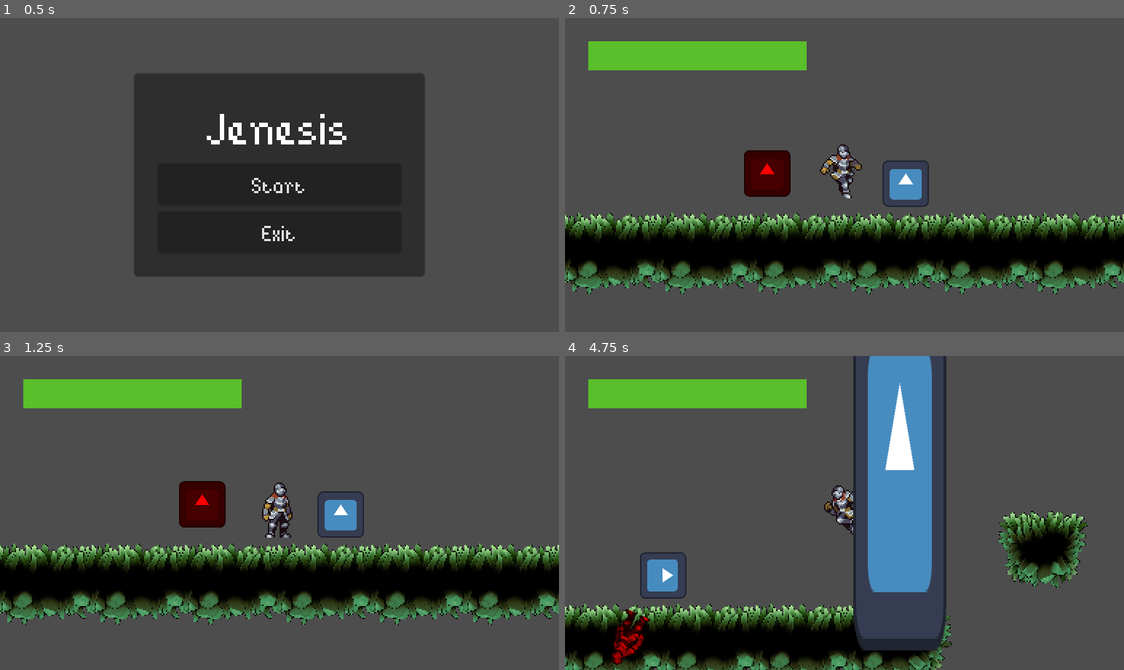
Above: before the commit, frames 1-4 (two rows, left to right).
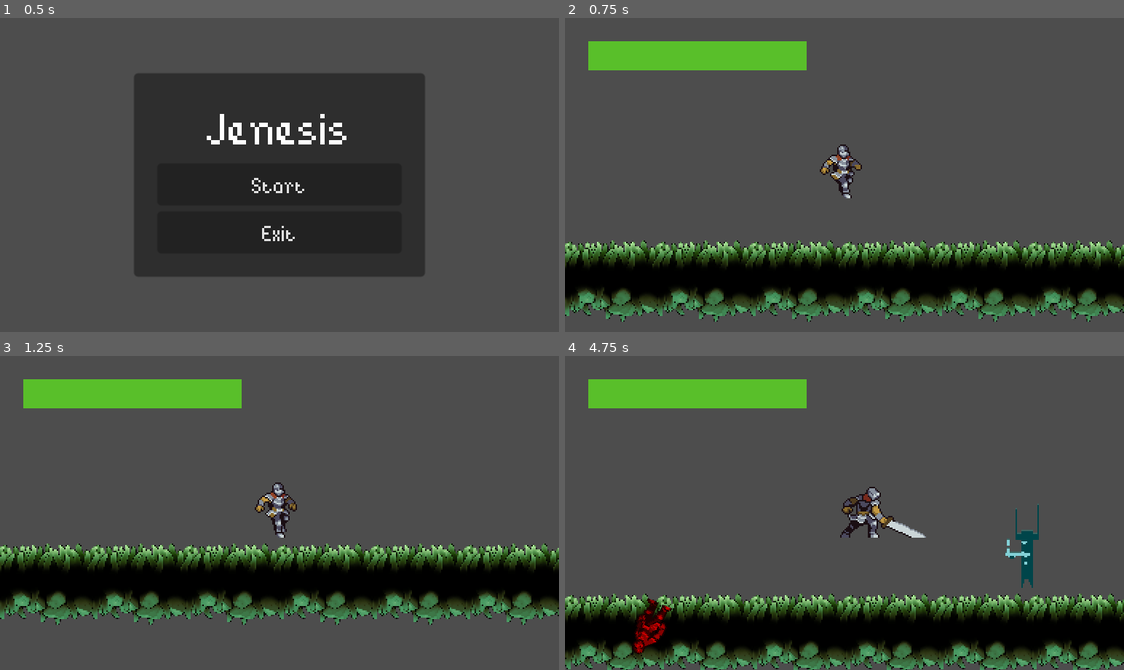
Above: after the commit, the same moments.

Repository: elixs/jenesis
Game: Godot game, scene res://ui/main_menu.tscn
The game is run twice, just before and just after one commit, with the same random seed, the same clock (stepped at 60 frames per second) and the same inputs. The engine's default icon, where the game draws it, is replaced by a stand-in: a white triangle on a blue panel in a dark square.
Inputs (mouse positions are in pixels of both pictures, inside the frame that each line leads up to):
- Up to frame 1 (0.5 s): no input
- Up to frame 2 (0.75 s): click "Start" at 0.5 s
- Up to frame 3 (1.25 s): no input
- Up to frame 4 (4.75 s): move the mouse to (967, 497) at 1.27 s; hold D (move_right) 1.28-2.78 s; click (967, 497) at 1.35 s; tap Space (jump) at 1.52, 2.27, 3.77, 4.52 s; move the mouse to (732, 528) at 2.02 s; tap F (fire) at 2.1 s; move the mouse to (900, 443) at 2.77 s; hold A (move_left) 2.78-3.53 s; tap E (interact) at 2.85 s; move the mouse to (816, 575) at 3.52 s; hold D (move_right) from 3.53 s (still down); right-click (816, 575) at 3.6 s; move the mouse to (1012, 560) at 4.27 s; click (1012, 560) at 4.35 s

Frame 1 is identical in both runs. In frame 2, 30% of the frame differs, in the area x 0-100%, y 42-97%; in frame 3, 14%; in frame 4, 32%, in the area x 0-100%, y 0-100%.

Commit message:
added cafe (enemy movement)

Diff:
--- /dev/null
+++ b/scenes/cafe.gd
@@ -0,0 +1,37 @@
+extends CharacterBody2D
+
+const SPEED = 50
+const GRAVITY = 400
+
+@onready var detection_area = $DetectionArea
+
+var target: Player = null
+
+func _ready():
+	detection_area.body_entered.connect(_on_body_entered)
+	detection_area.body_exited.connect(_on_body_exited)
+
+func _physics_process(delta):
+	if not is_on_floor():
+		velocity.y += GRAVITY * delta
+
+	_follow(delta)
+
+	move_and_slide()
+
+
+
+func _follow(delta):
+	if not target:
+		return
+	var direction = target.global_position.x - global_position.x
+	velocity.x = sign(direction) * SPEED
+
+func _on_body_entered(body: Node):
+	var player = body as Player
+	if player:
+		target = player
+
+func _on_body_exited(body: Node):
+	if body == target:
+		target = null
--- /dev/null
+++ b/scenes/cafe.tscn
@@ -0,0 +1,73 @@
+[gd_scene load_steps=14 format=3 uid="uid://b1qs6ho17wxo0"]
+
+[ext_resource type="Script" path="res://scenes/cafe.gd" id="1_x5r8y"]
+[ext_resource type="Texture2D" uid="uid://b6unxkcvk755g" path="res://assets/PixelArtPack-SideScroller-05/Enemy/Idle/EnemyDistance_Idle_01.png" id="1_xpj00"]
+[ext_resource type="Texture2D" uid="uid://xktc6tjsoj3j" path="res://assets/PixelArtPack-SideScroller-05/Enemy/Idle/EnemyDistance_Idle_02.png" id="2_p07xu"]
+[ext_resource type="Texture2D" uid="uid://d3bjvqu6i80bi" path="res://assets/PixelArtPack-SideScroller-05/Enemy/Idle/EnemyDistance_Idle_03.png" id="3_gdegy"]
+[ext_resource type="Texture2D" uid="uid://b5f6t1korjffq" path="res://assets/PixelArtPack-SideScroller-05/Enemy/Idle/EnemyDistance_Idle_04.png" id="4_bh5xd"]
+[ext_resource type="Texture2D" uid="uid://ee5yhbmi1osd" path="res://assets/PixelArtPack-SideScroller-05/Enemy/Idle/EnemyDistance_Idle_05.png" id="5_67a3t"]
+[ext_resource type="Texture2D" uid="uid://bwcrp3cay211d" path="res://assets/PixelArtPack-SideScroller-05/Enemy/Idle/EnemyDistance_Idle_06.png" id="6_5tntp"]
+[ext_resource type="Texture2D" uid="uid://drijyhi4o02hs" path="res://assets/PixelArtPack-SideScroller-05/Enemy/Idle/EnemyDistance_Idle_07.png" id="7_uqhdq"]
+[ext_resource type="Texture2D" uid="uid://8t3llffkctge" path="res://assets/PixelArtPack-SideScroller-05/Enemy/Idle/EnemyDistance_Idle_08.png" id="8_or5gc"]
+[ext_resource type="Texture2D" uid="uid://c370b288vnxid" path="res://assets/PixelArtPack-SideScroller-05/Enemy/Idle/EnemyDistance_Idle_09.png" id="9_5khgt"]
+
+[sub_resource type="SpriteFrames" id="SpriteFrames_yo3x5"]
+animations = [{
+"frames": [{
+"duration": 1.0,
+"texture": ExtResource("1_xpj00")
+}, {
+"duration": 1.0,
+"texture": ExtResource("2_p07xu")
+}, {
+"duration": 1.0,
+"texture": ExtResource("3_gdegy")
+}, {
+"duration": 1.0,
+"texture": ExtResource("4_bh5xd")
+}, {
+"duration": 1.0,
+"texture": ExtResource("5_67a3t")
+}, {
+"duration": 1.0,
+"texture": ExtResource("6_5tntp")
+}, {
+"duration": 1.0,
+"texture": ExtResource("7_uqhdq")
+}, {
+"duration": 1.0,
+"texture": ExtResource("8_or5gc")
+}, {
+"duration": 1.0,
+"texture": ExtResource("9_5khgt")
+}],
+"loop": true,
+"name": &"default",
+"speed": 5.0
+}]
+
+[sub_resource type="CapsuleShape2D" id="CapsuleShape2D_w40em"]
+radius = 4.0
+height = 40.0
+
+[sub_resource type="CircleShape2D" id="CircleShape2D_d5fbx"]
+radius = 128.0
+
+[node name="Cafe" type="CharacterBody2D"]
+script = ExtResource("1_x5r8y")
+
+[node name="AnimatedSprite2D" type="AnimatedSprite2D" parent="."]
+position = Vector2(0, -28)
+sprite_frames = SubResource("SpriteFrames_yo3x5")
+autoplay = "default"
+frame_progress = 0.133024
+
+[node name="CollisionShape2D" type="CollisionShape2D" parent="."]
+shape = SubResource("CapsuleShape2D_w40em")
+
+[node name="DetectionArea" type="Area2D" parent="."]
+collision_layer = 0
+collision_mask = 2
+
+[node name="CollisionShape2D" type="CollisionShape2D" parent="DetectionArea"]
+shape = SubResource("CircleShape2D_d5fbx")
--- a/scenes/main.tscn
+++ b/scenes/main.tscn
@@ -7,6 +7,7 @@
 [ext_resource type="PackedScene" uid="uid://ctyxih2x0ayvo" path="res://scenes/damage_area.tscn" id="5_exfq4"]
 [ext_resource type="PackedScene" uid="uid://c6e81h8t08n4" path="res://scenes/box.tscn" id="6_kxaxr"]
 [ext_resource type="PackedScene" uid="uid://dwynqfnbblgxx" path="res://scenes/pickable_box.tscn" id="7_imj6l"]
+[ext_resource type="PackedScene" uid="uid://b1qs6ho17wxo0" path="res://scenes/cafe.tscn" id="8_uvhjt"]
 
 [sub_resource type="TileSetAtlasSource" id="TileSetAtlasSource_13mwl"]
 texture = ExtResource("2_qny78")
@@ -503,7 +504,7 @@
 [node name="TileMap" type="TileMap" parent="."]
 tile_set = SubResource("TileSet_3e6ef")
 format = 2
-layer_0/tile_data = PackedInt32Array(196608, 65536, 3, 19660 …(520 unchanged characters)… 41, 65536, 3, 262140, 65536, 3, 262139, 0, 3)
+layer_0/tile_data = PackedInt32Array(196608, 65536, 3, 19660 …(520 unchanged characters)… 41, 65536, 3, 262140, 65536, 3, 262139, 65536, 3, 262138, 65536, 3, 262137, 65536, 3, 262136, 65536, 3, 262135, 65536, 3, 262134, 65536, 3, 262133, 65536, 3, 262132, 65536, 3, 262131, 65536, 3, 262130, 65536, 3, 262129, 0, 3)
 
 [node name="DamageArea" parent="." instance=ExtResource("5_exfq4")]
 position = Vector2(-25, 169)
@@ -512,7 +513,7 @@
 position = Vector2(70, 172)
 
 [node name="Player" parent="." instance=ExtResource("2_aav1h")]
-position = Vector2(28, 164)
+position = Vector2(-443, 145)
 
 [node name="AudioStreamPlayer" type="AudioStreamPlayer" parent="."]
 stream = ExtResource("4_lpu85")
@@ -523,3 +524,6 @@
 [node name="Box" parent="." instance=ExtResource("6_kxaxr")]
 position = Vector2(254, 100)
 scale = Vector2(0.5, 2)
+
+[node name="Cafe" parent="." instance=ExtResource("8_uvhjt")]
+position = Vector2(-126, 155)
--- a/scenes/player.tscn
+++ b/scenes/player.tscn
@@ -575,10 +575,18 @@
 anim_player = NodePath("../AnimationPlayer")
 parameters/playback = SubResource("AnimationNodeStateMachinePlayback_brisl")
 
+[node name="PauseLayer" type="CanvasLayer" parent="."]
+layer = 128
+
+[node name="PauseMenu" parent="PauseLayer" instance=ExtResource("7_pwvj6")]
+visible = false
+anchors_preset = 0
+anchor_right = 0.0
+anchor_bottom = 0.0
+offset_right = 352.0
+offset_bottom = 211.0
+
 [node name="CanvasLayer" type="CanvasLayer" parent="."]
-
-[node name="PauseMenu" parent="CanvasLayer" instance=ExtResource("7_pwvj6")]
-visible = false
 
 [node name="HUD" parent="CanvasLayer" instance=ExtResource("10_botg2")]
 visible = false
Binary file added: assets/PixelArtPack-SideScroller-05/Enemy/Hit/EnemyDistance_Hit_01.png
Not shown, added: assets/PixelArtPack-SideScroller-05/Enemy/Hit/EnemyDistance_Hit_01.png.import
Binary file added: assets/PixelArtPack-SideScroller-05/Enemy/Hit/EnemyDistance_Hit_02.png
Not shown, added: assets/PixelArtPack-SideScroller-05/Enemy/Hit/EnemyDistance_Hit_02.png.import
Binary file added: assets/PixelArtPack-SideScroller-05/Enemy/Hit/EnemyDistance_Hit_03.png
Not shown, added: assets/PixelArtPack-SideScroller-05/Enemy/Hit/EnemyDistance_Hit_03.png.import
Binary file added: assets/PixelArtPack-SideScroller-05/Enemy/Hit/EnemyDistance_Hit_04.png
Not shown, added: assets/PixelArtPack-SideScroller-05/Enemy/Hit/EnemyDistance_Hit_04.png.import
Binary file added: assets/PixelArtPack-SideScroller-05/Enemy/Hit/EnemyDistance_Hit_05.png
Not shown, added: assets/PixelArtPack-SideScroller-05/Enemy/Hit/EnemyDistance_Hit_05.png.import
Binary file added: assets/PixelArtPack-SideScroller-05/Enemy/Hit/EnemyDistance_Hit_06.png
Not shown, added: assets/PixelArtPack-SideScroller-05/Enemy/Hit/EnemyDistance_Hit_06.png.import
(and 269 more such lines)
